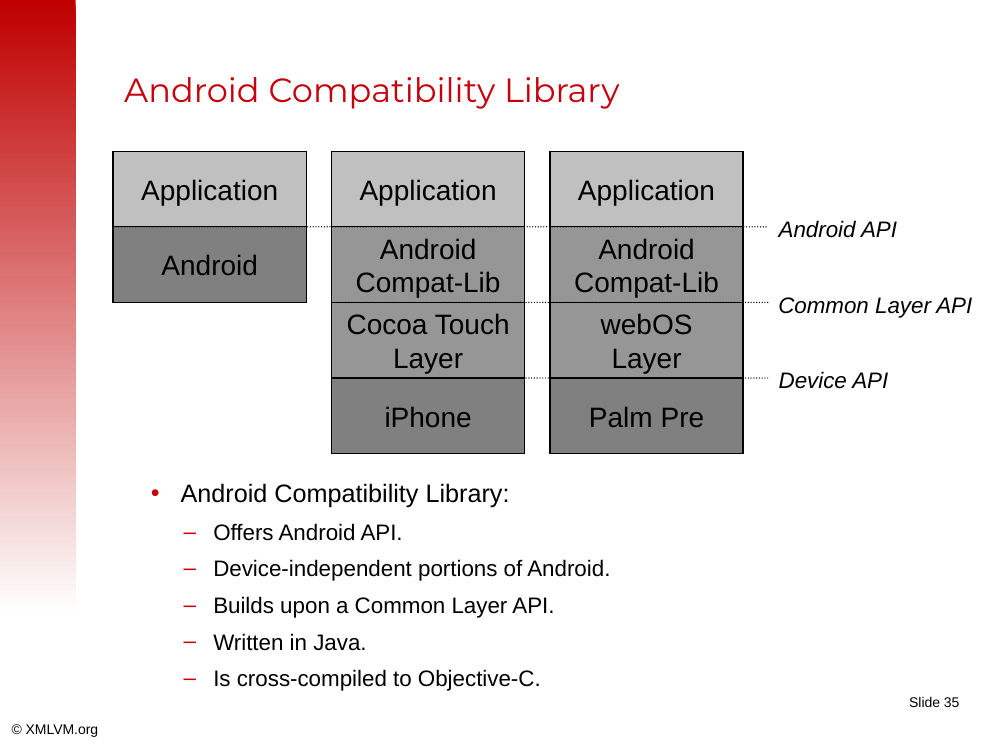
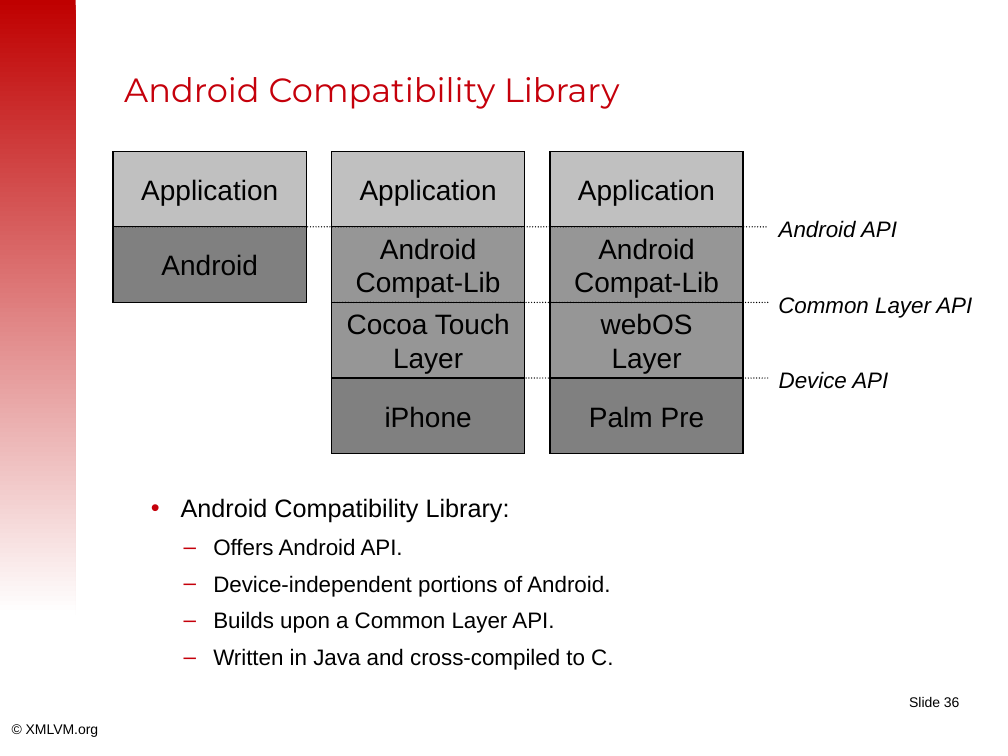
Before and after one commit to tisoft/xmlvm, a slide deck: slide 36 of doc/slides/android2iphone-master.odp (slide 35 before the commit). Drawn at 1008x756 pixels with LibreOffice and Linux fonts; fonts in the diff are those of the drawing; background and template pictures are left out. Boxes give left, top, right and bottom in pixels: in the first picture for what was removed or moved away, otherwise in the second. Text is boxed around its words. In the diff, an @@ line names an element or a change of style, - is before the commit and + after.

```diff
--- a/doc/slides/android2iphone-master.odp
+++ b/doc/slides/android2iphone-master.odp
@@ text "Android Compatibility Library:": place and size @@
-text "Android Compatibility Library:" at (181,483,610,691)
+text "Android Compatibility Library:" at (181,498,613,670)
@@ text at (213,648,613,670): text changed @@
-  – Written in Java.
-  – Is cross-compiled to Objective-C.
+  – Written in Java and cross-compiled to C.
@@ page number at (909,697,960,707): text changed @@
-Slide 35
+Slide 36
```
Also in this commit, not shown: 15 other slides changed, 1 slide added.
